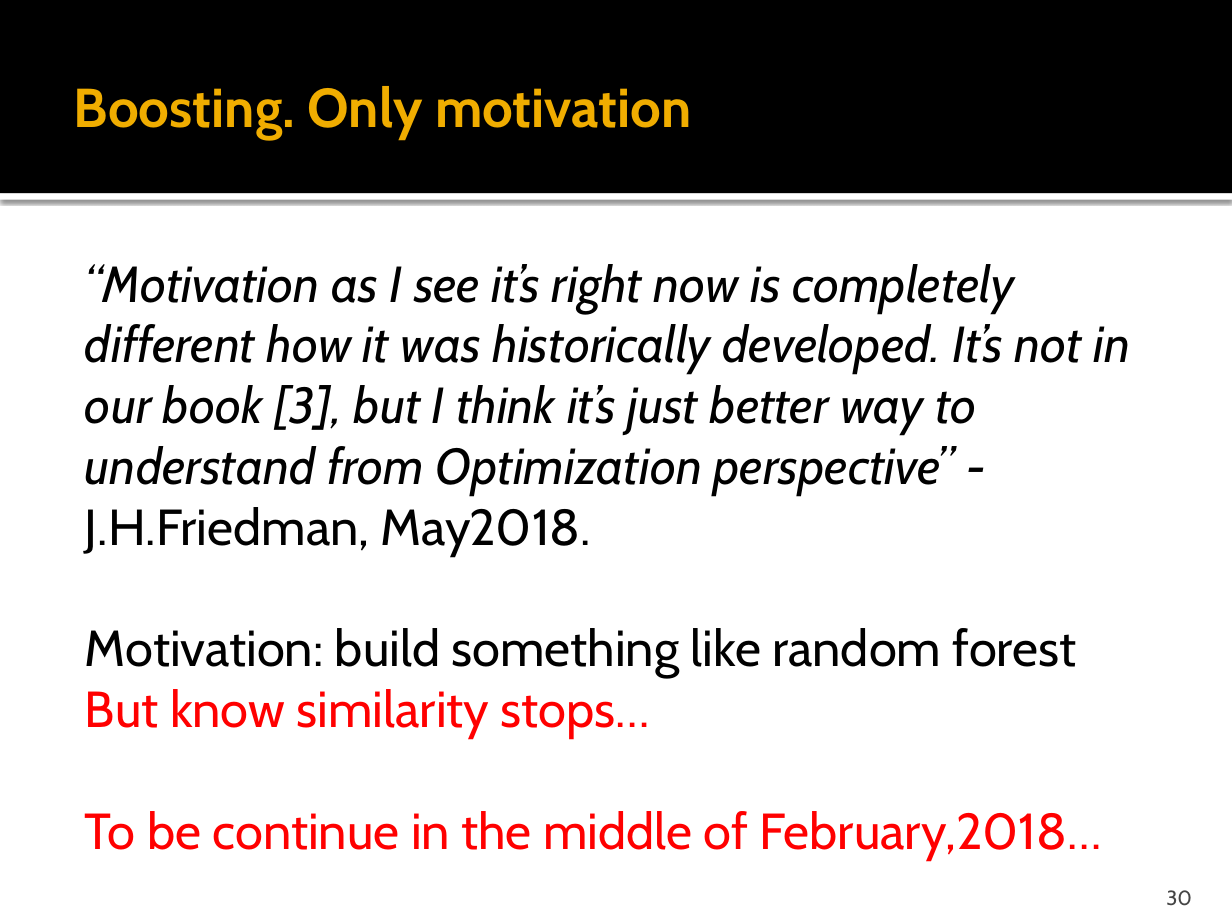
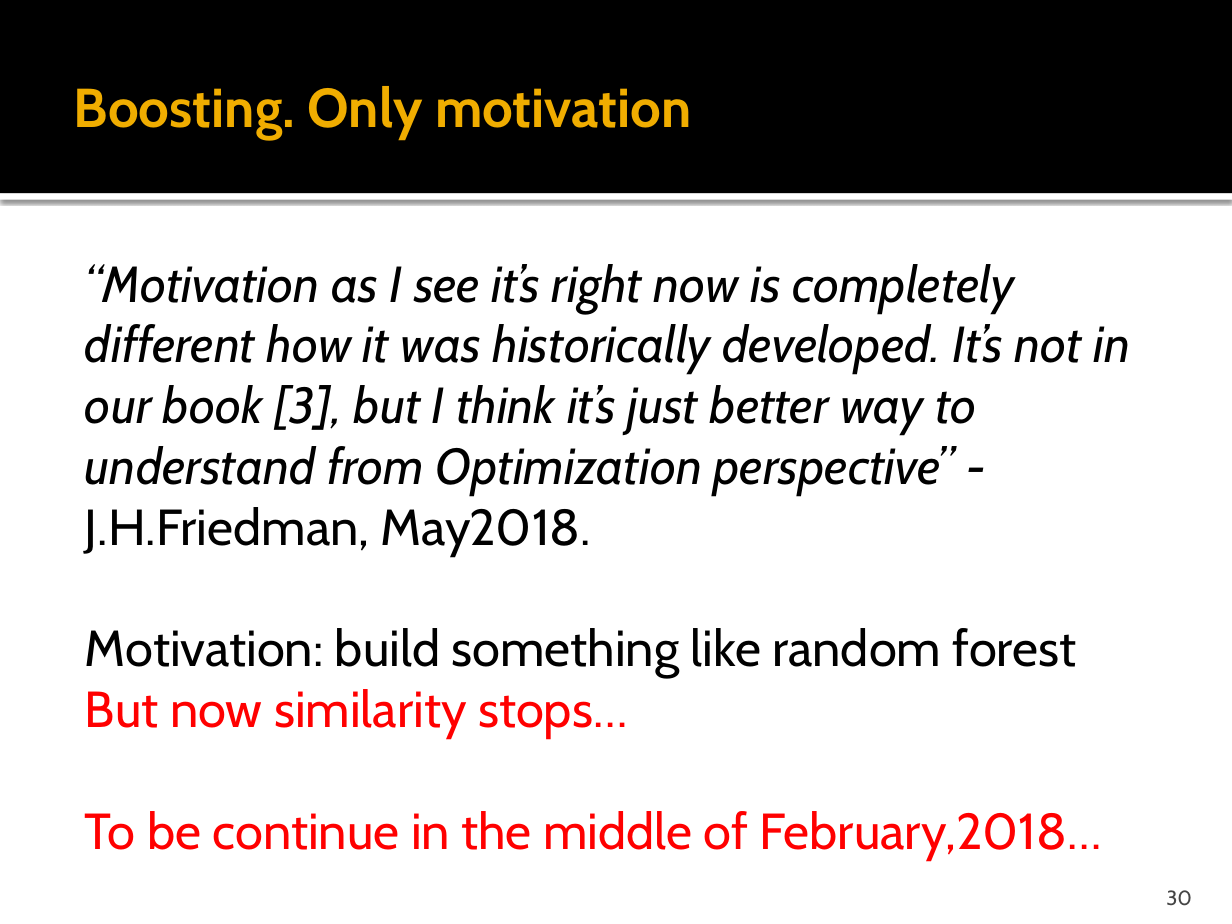
Before and after one commit to burlachenkok/presentations_bruziuz, a slide deck: slide 30 of decision_trees/mpti/decision_trees_part_2_up_25DEC2018.pptx. Drawn at 1232x924 pixels with LibreOffice and Linux fonts; fonts in the diff are those of the drawing. Boxes give left, top, right and bottom in pixels: in the first picture for what was removed or moved away, otherwise in the second. Text is boxed around its words. In the diff, an @@ line names an element or a change of style, - is before the commit and + after.

```diff
--- a/decision_trees/mpti/decision_trees_part_2_up_25DEC2018.pptx
+++ b/decision_trees/mpti/decision_trees_part_2_up_25DEC2018.pptx
@@ text at (85,689,627,739): text changed @@
-But know similarity stops…
+But now similarity stops…
```
Also in this commit, not shown: 2 other slides changed, 1 other file.
